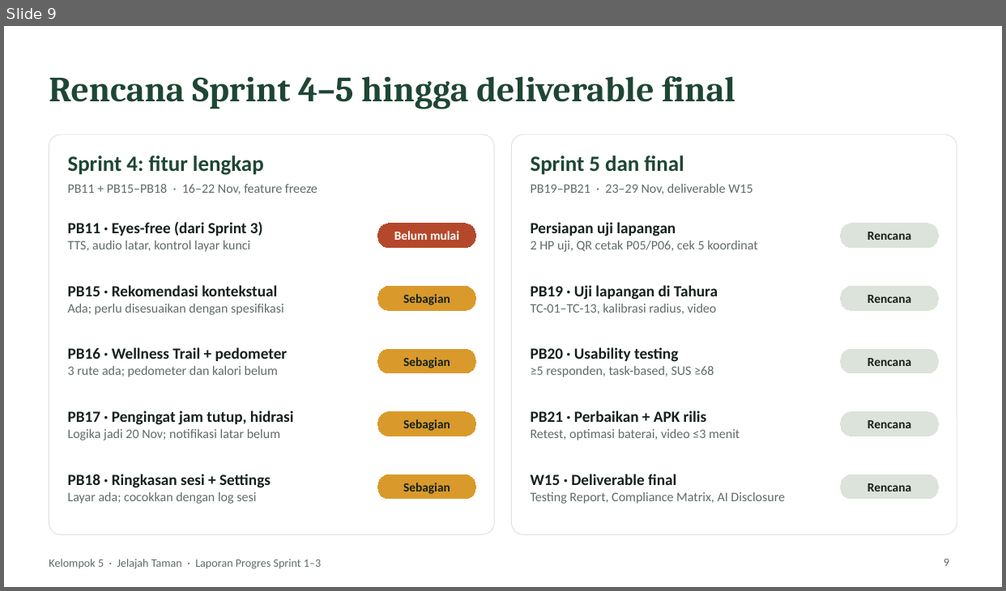
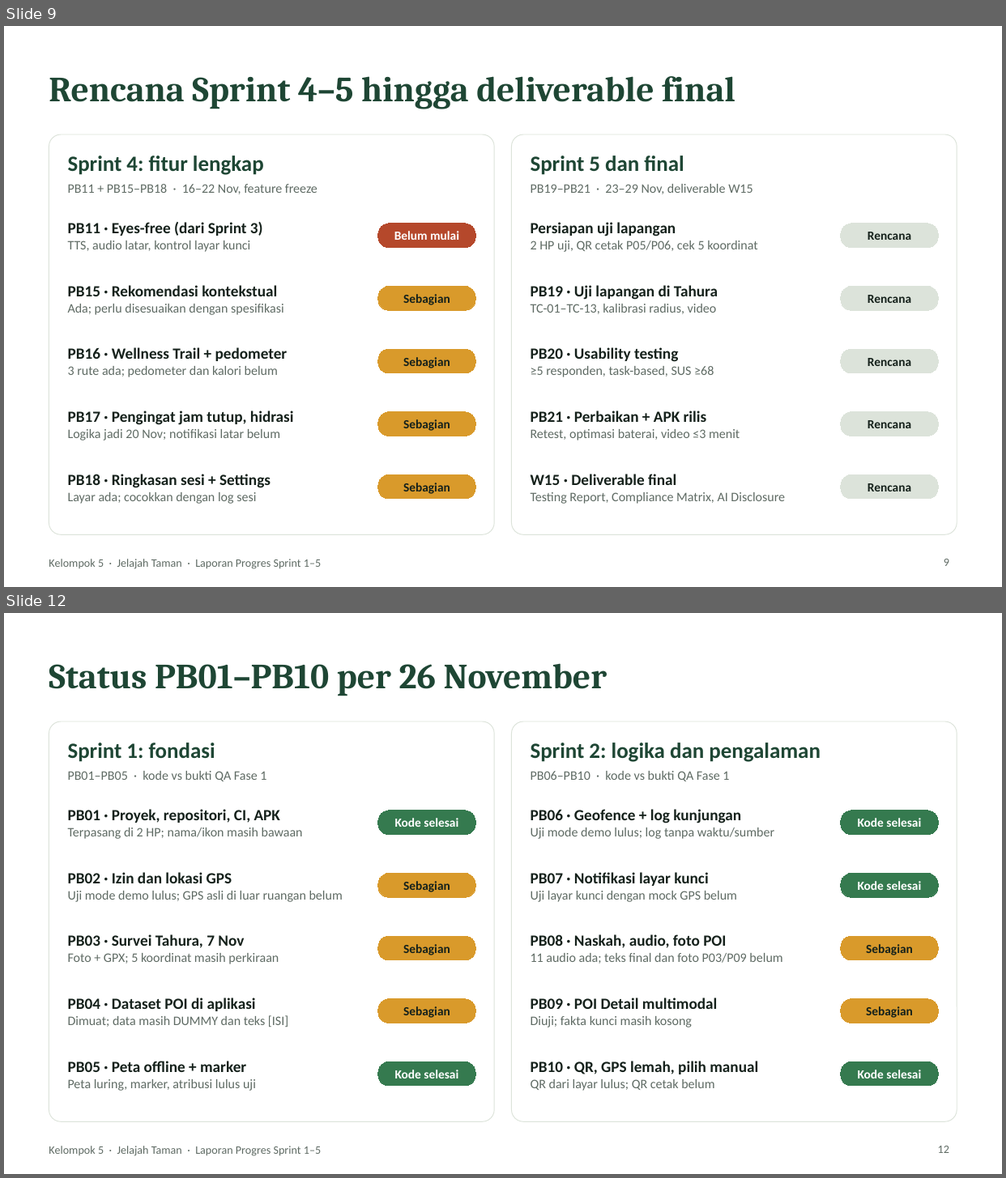
Before and after one commit to keaneplim/Transformasi-Digital-UAS, a slide deck: docs/presentation/Progres_Sprint1-2_Kel5_Jelajah_Taman.pptx. Shown one above the other, each under a label of ours: slide 9 before the commit, slides 9 and 12 after it; the slides between them are not shown. The pictures are 1006x591 and 1006x1178 pixels, drawn with LibreOffice and Linux fonts; fonts in the diff are those of the drawing; background and template pictures are left out. Boxes give left, top, right and bottom in pixels: in the first picture for what was removed or moved away, otherwise in the second. Text is boxed around its words. In the diff, an @@ line names an element or a change of style, - is before the commit and + after.

Commit message:
ocs: progress deck update to 26 Nov (Sprint 4, QA Fase 1, status PB01–PB21)

```diff
--- a/docs/presentation/Progres_Sprint1-2_Kel5_Jelajah_Taman.pptx
+++ b/docs/presentation/Progres_Sprint1-2_Kel5_Jelajah_Taman.pptx
@@ slide 12 added at box(4, 613, 1002, 1174), background picture (left out); not listed: 1 template element that a slide beside it also shows @@
@@ title added at box(49, 663, 607, 696), 34 pt, text #1E4634, bold @@
+Status PB01–PB10 per 26 November
@@ rounded rectangle added at box(49, 722, 494, 1122), fill #FFFFFF, outline #DCE3DA 0.75 pt @@
@@ rounded rectangle added at box(512, 722, 957, 1122), fill #FFFFFF, outline #DCE3DA 0.75 pt @@
@@ text added at box(68, 743, 215, 762), 21 pt, text #1E4634, bold @@
+Sprint 1: fondasi
@@ text added at box(530, 743, 820, 762), 21 pt, text #1E4634, bold @@
+Sprint 2: logika dan pengalaman
@@ text added at box(68, 771, 266, 781), 12.5 pt, text #5F6B64 @@
+PB01–PB05 · kode vs bukti QA Fase 1
@@ text added at box(530, 771, 729, 781), 12.5 pt, text #5F6B64 @@
+PB06–PB10 · kode vs bukti QA Fase 1
@@ text added at box(68, 809, 303, 839), 12.5 pt, text #5F6B64 @@
+PB01 · Proyek, repositori, CI, APK
+Terpasang di 2 HP; nama/ikon masih bawaan
@@ rounded rectangle added at box(378, 811, 475, 835), fill #357A4F, outline #357A4F 0.75 pt, 12 pt, text #FFFFFF, bold @@
+Kode selesai
@@ text added at box(530, 809, 774, 839), 12.5 pt, text #5F6B64 @@
+PB06 · Geofence + log kunjungan
+Uji mode demo lulus; log tanpa waktu/sumber
@@ rounded rectangle added at box(841, 811, 938, 835), fill #357A4F, outline #357A4F 0.75 pt, 12 pt, text #FFFFFF, bold @@
+Kode selesai
@@ text added at box(68, 872, 343, 902), 12.5 pt, text #5F6B64 @@
+PB02 · Izin dan lokasi GPS
+Uji mode demo lulus; GPS asli di luar ruangan belum
@@ rounded rectangle added at box(378, 874, 475, 897), fill #D99A2B, outline #D99A2B 0.75 pt, 12 pt, text #15211B, bold @@
+Sebagian
@@ text added at box(530, 872, 737, 902), 12.5 pt, text #5F6B64 @@
+PB07 · Notifikasi layar kunci
+Uji layar kunci dengan mock GPS belum
@@ rounded rectangle added at box(841, 874, 938, 897), fill #357A4F, outline #357A4F 0.75 pt, 12 pt, text #FFFFFF, bold @@
+Kode selesai
@@ text added at box(68, 935, 279, 965), 12.5 pt, text #5F6B64 @@
+PB03 · Survei Tahura, 7 Nov
+Foto + GPX; 5 koordinat masih perkiraan
@@ rounded rectangle added at box(378, 936, 475, 960), fill #D99A2B, outline #D99A2B 0.75 pt, 12 pt, text #15211B, bold @@
+Sebagian
@@ text added at box(530, 935, 782, 964), 12.5 pt, text #5F6B64 @@
+PB08 · Naskah, audio, foto POI
+11 audio ada; teks final dan foto P03/P09 belum
@@ rounded rectangle added at box(841, 936, 938, 960), fill #D99A2B, outline #D99A2B 0.75 pt, 12 pt, text #15211B, bold @@
+Sebagian
@@ text added at box(68, 998, 288, 1027), 12.5 pt, text #5F6B64 @@
+PB04 · Dataset POI di aplikasi
+Dimuat; data masih DUMMY dan teks [ISI]
@@ rounded rectangle added at box(378, 999, 475, 1023), fill #D99A2B, outline #D99A2B 0.75 pt, 12 pt, text #15211B, bold @@
+Sebagian
@@ text added at box(530, 998, 717, 1028), 12.5 pt, text #5F6B64 @@
+PB09 · POI Detail multimodal
+Diuji; fakta kunci masih kosong
@@ rounded rectangle added at box(841, 999, 938, 1023), fill #D99A2B, outline #D99A2B 0.75 pt, 12 pt, text #15211B, bold @@
+Sebagian
@@ text added at box(68, 1061, 256, 1091), 12.5 pt, text #5F6B64 @@
+PB05 · Peta offline + marker
+Peta luring, marker, atribusi lulus uji
@@ rounded rectangle added at box(378, 1063, 475, 1086), fill #357A4F, outline #357A4F 0.75 pt, 12 pt, text #FFFFFF, bold @@
+Kode selesai
@@ text added at box(530, 1061, 758, 1091), 12.5 pt, text #5F6B64 @@
+PB10 · QR, GPS lemah, pilih manual
+QR dari layar lulus; QR cetak belum
@@ rounded rectangle added at box(841, 1063, 938, 1086), fill #357A4F, outline #357A4F 0.75 pt, 12 pt, text #FFFFFF, bold @@
+Kode selesai
@@ page number added at box(938, 1146, 949, 1153), 11 pt, text #5F6B64 @@
+12
@@ slide 9 changed as well @@
@@ text at box(49, 559, 321, 570): text changed @@
-Kelompok 5 · Jelajah Taman · Laporan Progres Sprint 1–3
+Kelompok 5 · Jelajah Taman · Laporan Progres Sprint 1–5
```
Also in this commit, not shown: 8 other slides changed, 4 other slides added, 1 slide removed.
